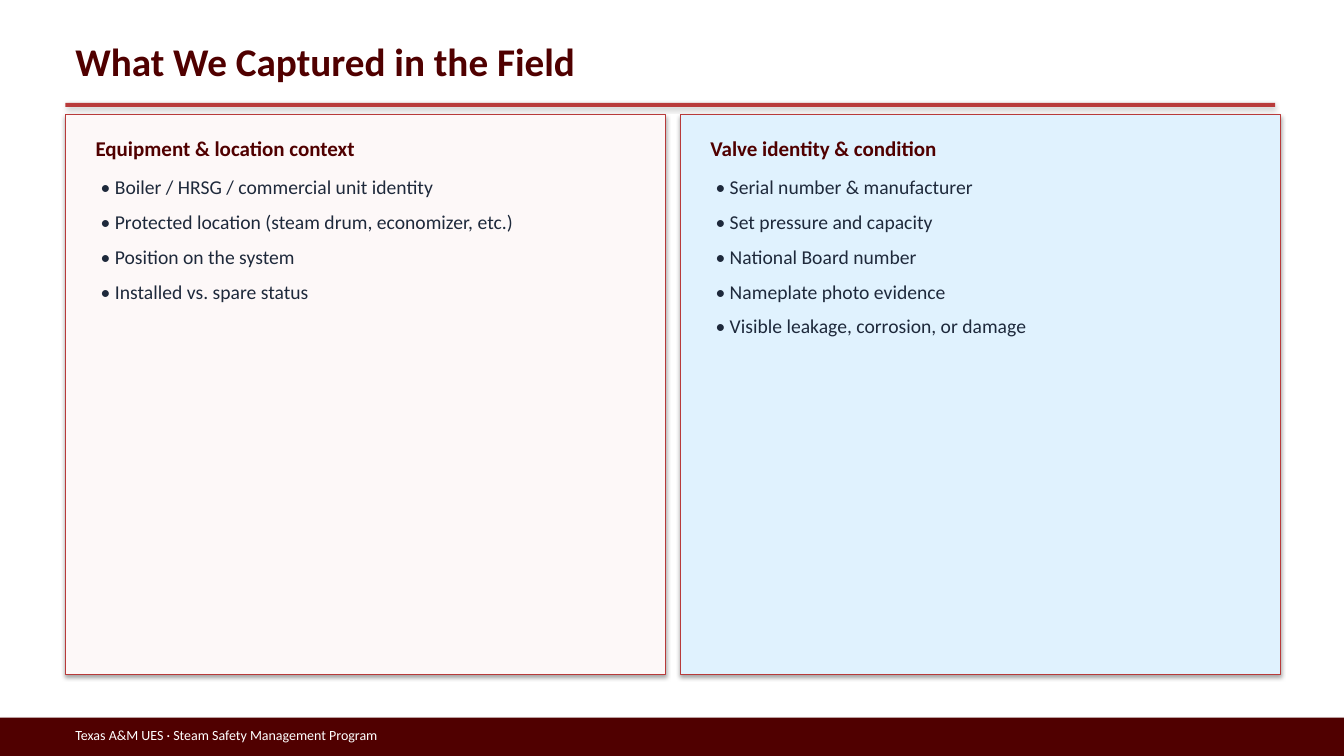
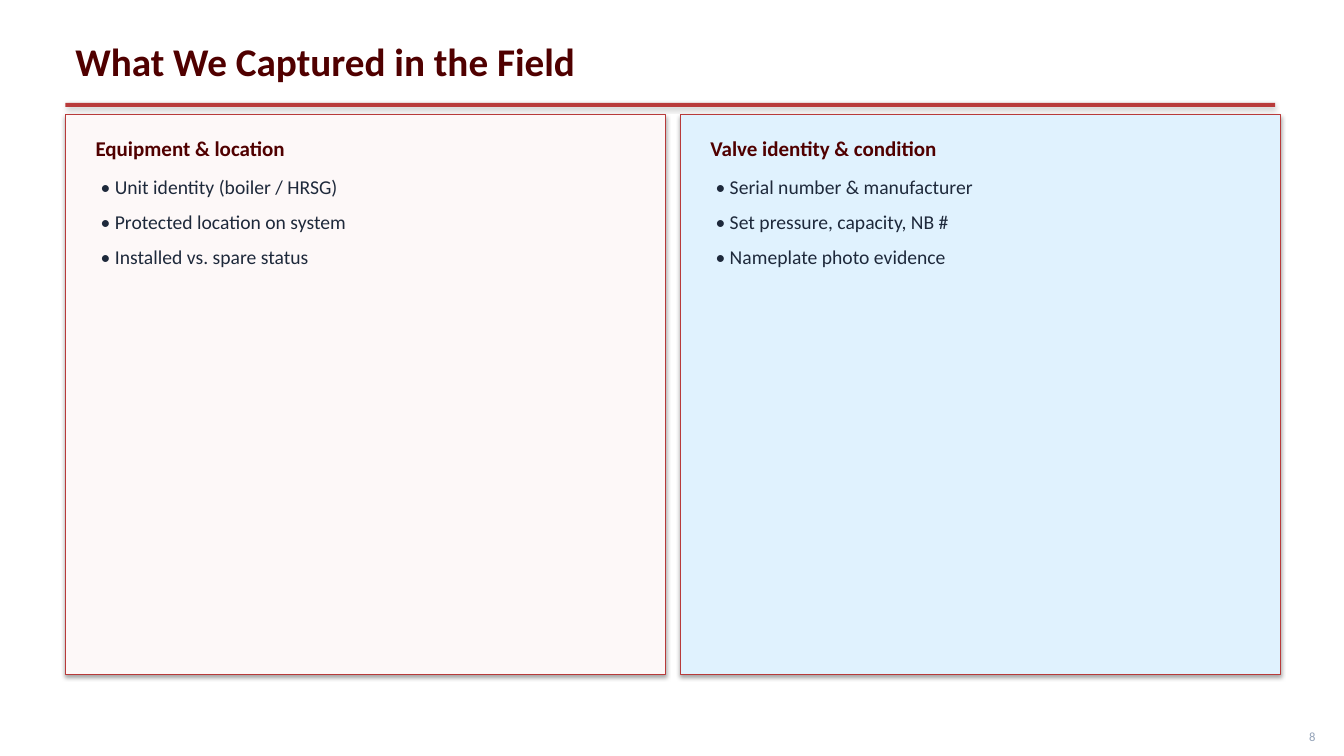
Before and after one commit to stavan12-a11y/PSV-Compliance-Tracking-Dashboard, a slide deck: slide 9 of docs/presentation/UES-Steam-Safety-Program.pptx (slide 8 before the commit). Drawn at 1344x756 pixels with LibreOffice and Linux fonts; fonts in the diff are those of the drawing. Boxes give left, top, right and bottom in pixels: in the first picture for what was removed or moved away, otherwise in the second. Text is boxed around its words. In the diff, an @@ line names an element or a change of style, - is before the commit and + after.

```diff
--- a/docs/presentation/UES-Steam-Safety-Program.pptx
+++ b/docs/presentation/UES-Steam-Safety-Program.pptx
@@ text at (96,141,285,160): text changed @@
-Equipment & location context
+Equipment & location
@@ text at (115,180,345,232): text changed @@
-• Boiler / HRSG / commercial unit identity
-• Protected location (steam drum, economizer, etc.)
-• Position on the system
+• Unit identity (boiler / HRSG)
+• Protected location on system
@@ text at (730,215,934,232): text changed @@
-• Set pressure and capacity
-• National Board number
+• Set pressure, capacity, NB #
@@ text at (730,319,1026,337): paragraph removed @@
-• Visible leakage, corrosion, or damage
@@ rectangle removed at (0,718,1344,756) @@
@@ text removed at (75,730,377,743) @@
-Texas A&M UES · Steam Safety Management Program
@@ text added at (1309,732,1315,741), 9 pt, text #94A3B8 @@
+8
```
Also in this commit, not shown: 17 other slides changed, 9 slides added, 8 slides removed, 1 other file.
